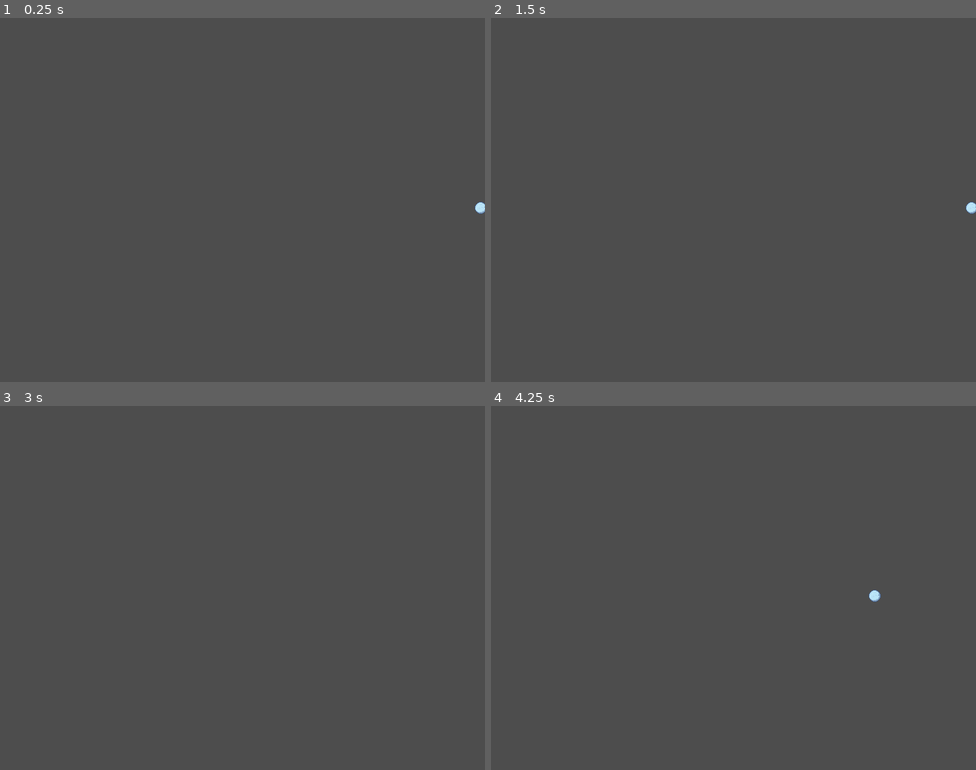
Above: before the commit, frames 1-4 (two rows, left to right).
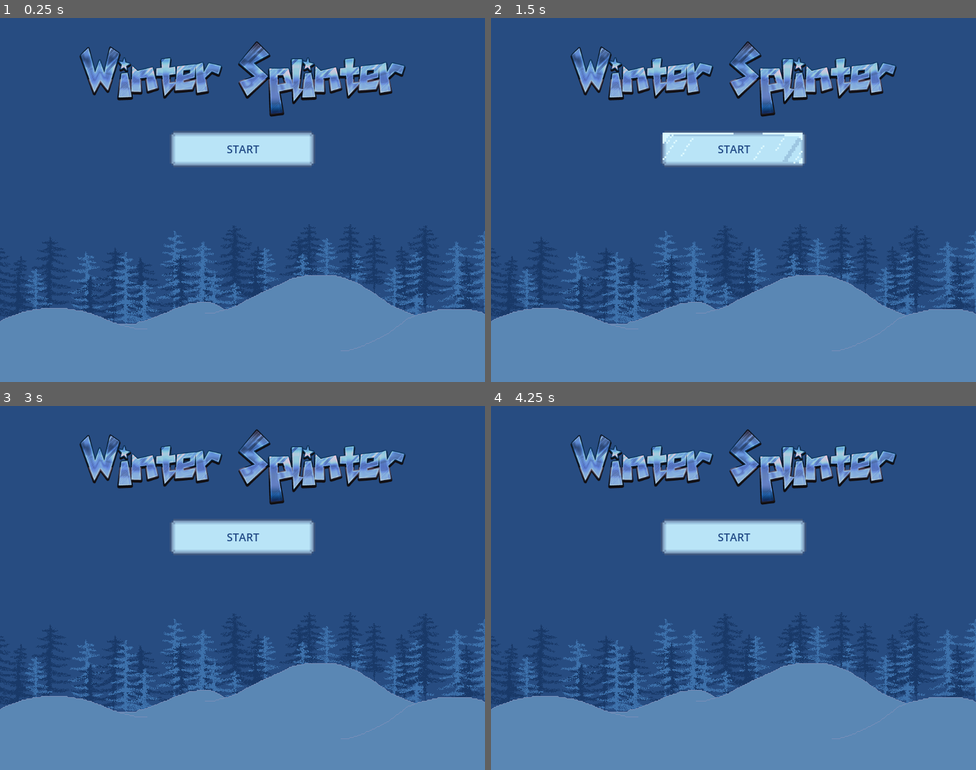
Above: after the commit, the same moments.

Repository: aysieelf/Snow-Break
Game: Godot game, scene res://levels/scenes/test_scene.tscn
The game is run twice, just before and just after one commit, with the same random seed, the same clock (stepped at 60 frames per second) and the same inputs. This scene is started directly instead of the project's main scene.
Inputs (mouse positions are in pixels of both pictures, inside the frame that each line leads up to):
- Up to frame 1 (0.25 s): no input
- Up to frame 2 (1.5 s): click (733, 149) at 0.5 s, where only the run after the commit has a clickable "START"; click (733, 149) at 1.25 s, where only the run after the commit has a clickable "START"
- Up to frame 3 (3 s): click (242, 537) at 2 s, where only the run after the commit has a clickable "START"; tap Enter at 2.75 s; move the mouse to (349, 569) at 2.77 s
- Up to frame 4 (4.25 s): tap Space at 3.5 s; move the mouse to (636, 606) at 3.52 s

The runs differ from the first frame. In frame 1, 100% of the frame differs, in the area x 0-100%, y 0-100%; in frame 2, 100%; in frame 3, 100%; in frame 4, 100%.

Commit message:
create: base for start screen

Diff:
--- a/snow-break/levels/scenes/test_scene.tscn
+++ b/snow-break/levels/scenes/test_scene.tscn
@@ -10,6 +10,12 @@
 [ext_resource type="Texture2D" uid="uid://cyonv5hn0kcac" path="res://assets/sprites/snowball/snowball.png" id="7_e2v3t"]
 [ext_resource type="Texture2D" uid="uid://b6ucg56xfxvsw" path="res://assets/sprites/snowball/snowflake1.png" id="7_htg4i"]
 [ext_resource type="Texture2D" uid="uid://bwsy835m8tj0t" path="res://assets/sprites/snowball/snowflake2.png" id="8_1al12"]
+[ext_resource type="Texture2D" uid="uid://duslltbo071mi" path="res://assets/sprites/backgrounds/start-menu-background.png" id="11_eqrah"]
+[ext_resource type="Texture2D" uid="uid://c6hhr2acul1ss" path="res://assets/sprites/backgrounds/long-title.png" id="12_621q1"]
+[ext_resource type="Texture2D" uid="uid://dp0gg5amesbci" path="res://assets/sprites/buttons/button-normal.png" id="13_x3w5k"]
+[ext_resource type="Texture2D" uid="uid://b3rvgnu6m4xnd" path="res://assets/sprites/buttons/button-pressed.png" id="14_54vw6"]
+[ext_resource type="Texture2D" uid="uid://6n6fow53ntdx" path="res://assets/sprites/buttons/button-hover.png" id="15_wqj47"]
+[ext_resource type="Texture2D" uid="uid://bl6pyaeguems5" path="res://assets/sprites/backgrounds/playing-background.png" id="16_bmdty"]
 
 [sub_resource type="Gradient" id="Gradient_5dcm1"]
 colors = PackedColorArray(0.827451, 0.952941, 0.988235, 0.337255, 1, 1, 1, 0)
@@ -113,6 +119,7 @@
 height = 128.0
 
 [node name="Snowball" type="Node2D" parent="."]
+visible = false
 script = ExtResource("7_5x2vv")
 
 [node name="SnowParticle1" type="GPUParticles2D" parent="Snowball"]
@@ -138,3 +145,47 @@
 [node name="SnowballBase" type="Sprite2D" parent="Snowball"]
 position = Vector2(393, 313)
 texture = ExtResource("7_e2v3t")
+
+[node name="StartMenu" type="Node2D" parent="."]
+
+[node name="Background" type="TextureRect" parent="StartMenu"]
+offset_right = 40.0
+offset_bottom = 40.0
+texture = ExtResource("11_eqrah")
+
+[node name="Title" type="Sprite2D" parent="StartMenu"]
+modulate = Color(0.999999, 0.789147, 0.865265, 1)
+light_mask = 3
+position = Vector2(400, 100)
+scale = Vector2(0.75, 0.75)
+texture = ExtResource("12_621q1")
+
+[node name="StartButton" type="TextureButton" parent="StartMenu"]
+offset_left = 280.0
+offset_top = 186.0
+offset_right = 520.0
+offset_bottom = 246.0
+texture_normal = ExtResource("13_x3w5k")
+texture_pressed = ExtResource("14_54vw6")
+texture_hover = ExtResource("15_wqj47")
+
+[node name="Label" type="Label" parent="StartMenu/StartButton"]
+layout_mode = 0
+offset_left = 5.0
+offset_top = 3.0
+offset_right = 237.0
+offset_bottom = 57.0
+theme_override_colors/font_color = Color(0.142937, 0.301601, 0.534869, 1)
+theme_override_font_sizes/font_size = 18
+text = "START"
+horizontal_alignment = 1
+vertical_alignment = 1
+uppercase = true
+
+[node name="Node2D" type="Node2D" parent="."]
+visible = false
+
+[node name="TextureRect" type="TextureRect" parent="Node2D"]
+offset_right = 40.0
+offset_bottom = 40.0
+texture = ExtResource("16_bmdty")
--- a/snow-break/project.godot
+++ b/snow-break/project.godot
@@ -10,7 +10,7 @@
 
 [application]
 
-config/name="Snow Break"
+config/name="Winter Splinter"
 run/main_scene="res://levels/scenes/main_scene.tscn"
 config/features=PackedStringArray("4.3", "GL Compatibility")
 config/icon="res://icon.svg"
Not shown: 1 places in snow-break/levels/scenes/test_scene.tscn that only renumber resources
